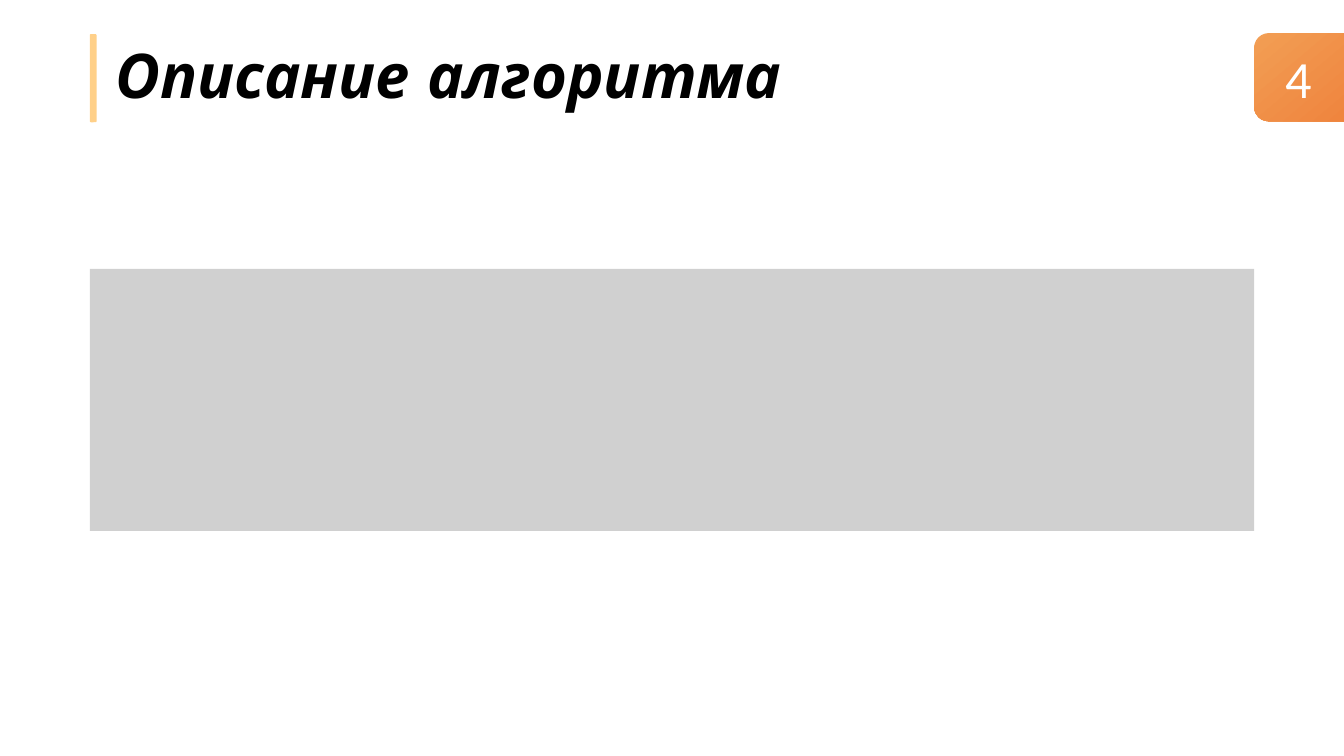
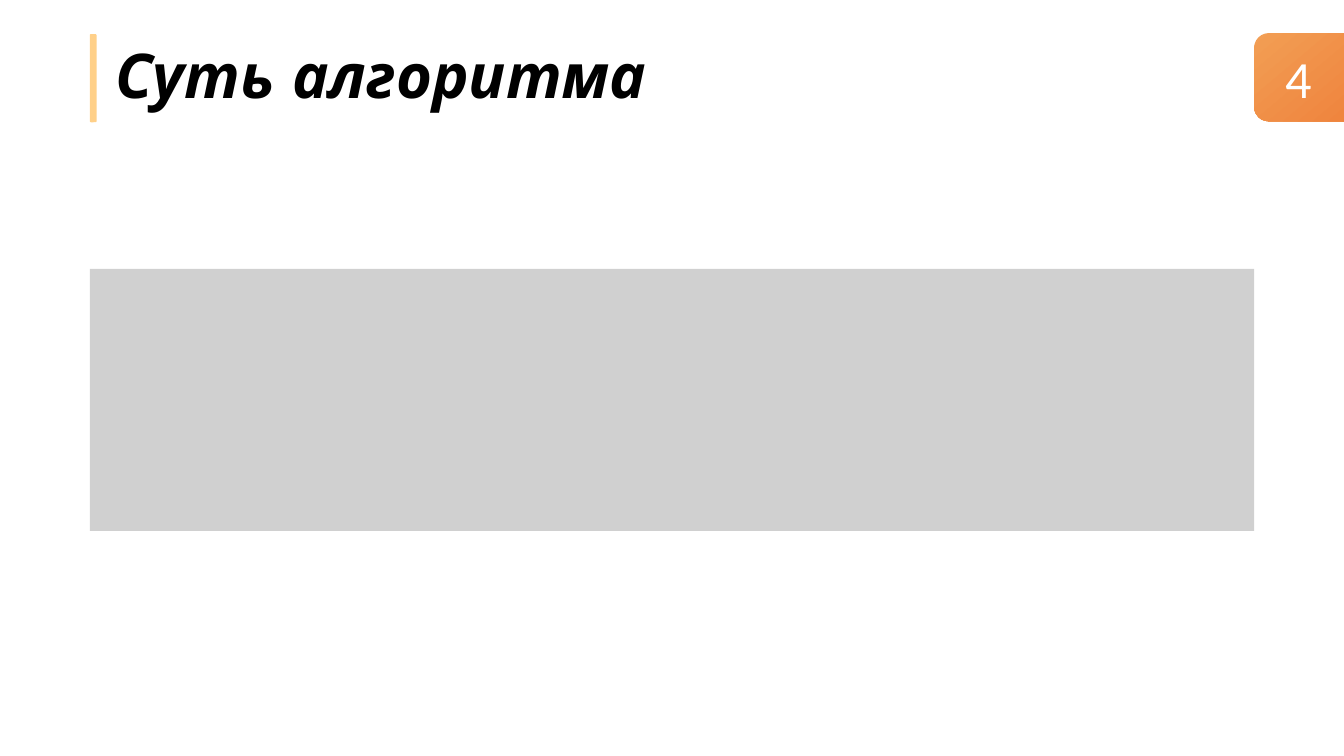
Before and after one commit to nikitachurganov/Interval-Tree, a slide deck: slide 2 of Дерево интервалов.pptx (slide 3 before the commit). Drawn at 1344x756 pixels with LibreOffice and Linux fonts; fonts in the diff are those of the drawing; grey boxes stand for pictures. Boxes give left, top, right and bottom in pixels: in the first picture for what was removed or moved away, otherwise in the second. Text is boxed around its words. In the diff, an @@ line names an element or a change of style, - is before the commit and + after.

```diff
--- a/Дерево интервалов.pptx
+++ b/Дерево интервалов.pptx
@@ text at [115,53,646,113]: text changed @@
-Описание алгоритма
+Суть алгоритма
```
Also in this commit, not shown: 4 other slides changed.
